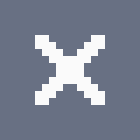
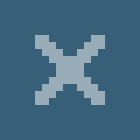
Comparing the layer stacks of the two 140 × 140 images. Changes:
"Groupe 1": opacity 100% → 50% over [28, 28, 112, 112]
removed layer "Calque 3 copie" from group "Groupe 1" over [28, 28, 112, 112]
moved "Calque 1" into group "Groupe 1", painted on it over [0, 0, 140, 140]
renamed "Calque 2" to "Arrière-plan", showed it, painted on it over [0, 0, 140, 140]
